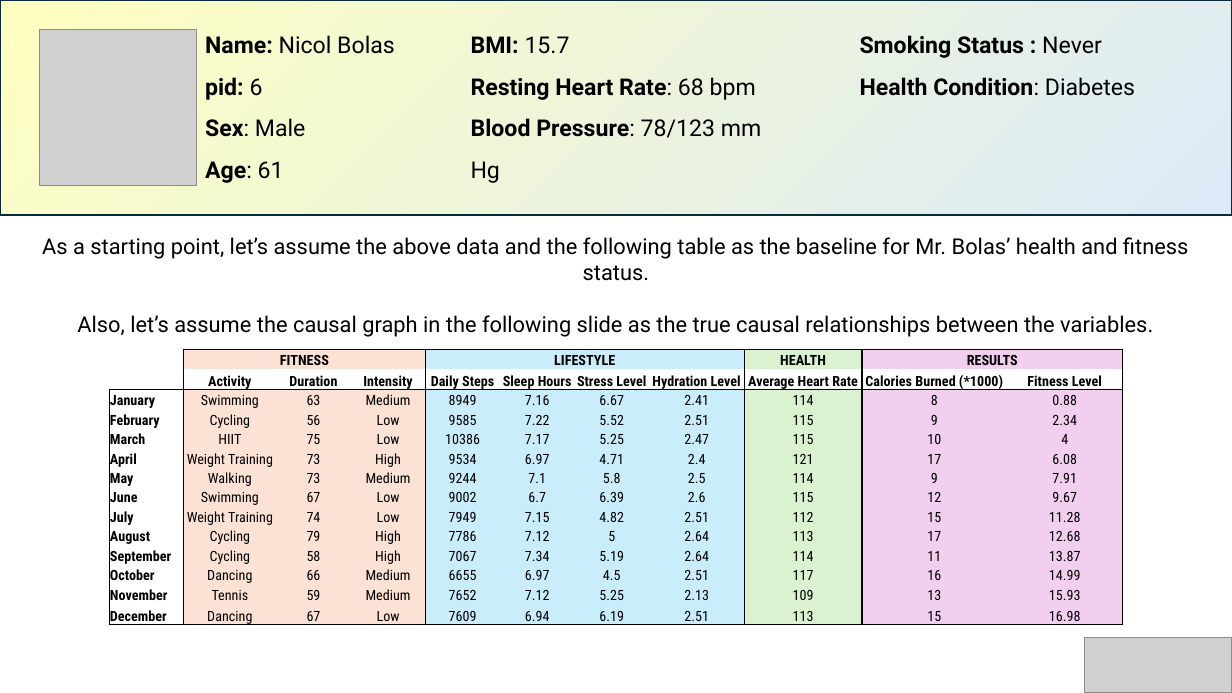
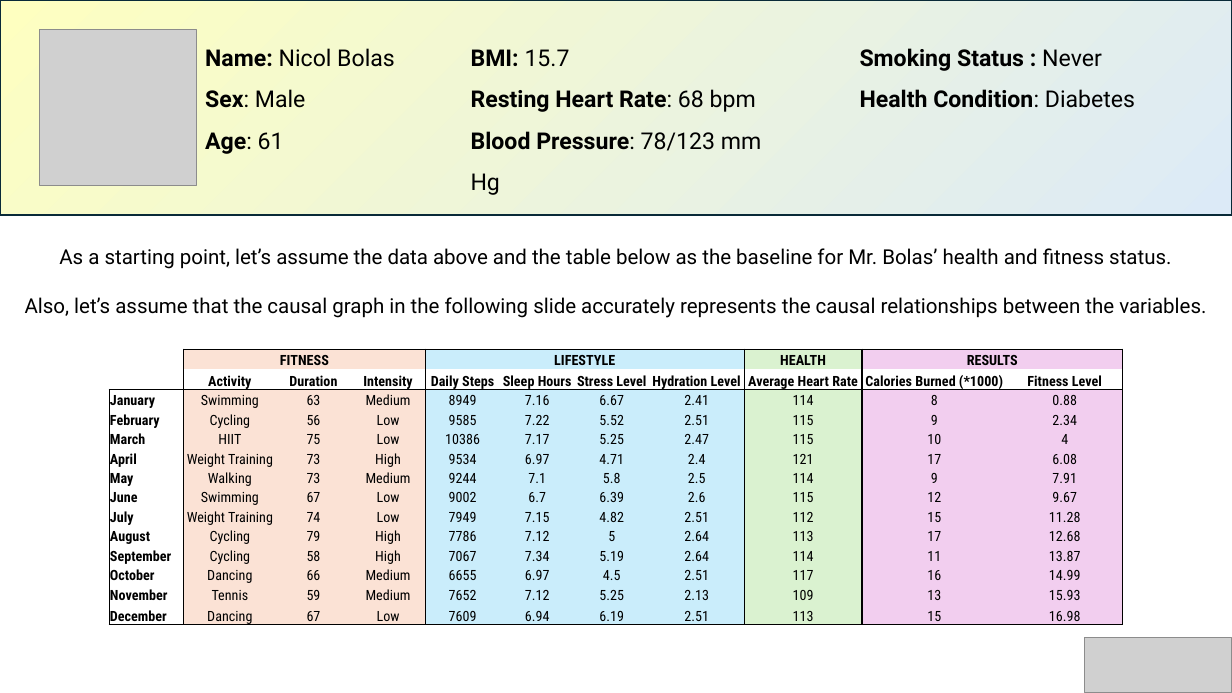
Before and after one commit to lucalavazza/Health_Cefriel, a slide deck: slide 3 of ppt/inference and influences.pptx. Drawn at 1232x693 pixels with LibreOffice and Linux fonts; fonts in the diff are those of the drawing; grey boxes stand for pictures. Boxes give left, top, right and bottom in pixels: in the first picture for what was removed or moved away, otherwise in the second. Text is boxed around its words. In the diff, an @@ line names an element or a change of style, - is before the commit and + after.

```diff
--- a/ppt/inference and influences.pptx
+++ b/ppt/inference and influences.pptx
@@ text "Name: Nicol Bolas": place and size @@
-text "Name: Nicol Bolas" at <box>205,35,395,183</box>
+text "Name: Nicol Bolas" at <box>205,48,395,154</box>
@@ text "BMI: 15.7": place and size @@
-text "BMI: 15.7" at <box>471,36,761,138</box>
+text "BMI: 15.7" at <box>471,49,761,151</box>
@@ text "Smoking Status : Never": place and size @@
-text "Smoking Status : Never" at <box>860,35,1135,96</box>
+text "Smoking Status : Never" at <box>860,48,1135,108</box>
@@ text at <box>205,77,263,100</box>: paragraph removed @@
-pid: 6
@@ text at <box>25,248,1206,318</box>: text changed; size 17 to 16 pt @@
-As a starting point, let’s assume the above data and the following table as the baseline for Mr. Bolas’ health and fitness status.
-Also, let’s assume the causal graph in the following slide as the true causal relationships between the variables.
+As a starting point, let’s assume the data above and the table below as the baseline for Mr. Bolas’ health and fitness status.
+Also, let’s assume that the causal graph in the following slide accurately represents the causal relationships between the variables.
```
Also in this commit, not shown: 6 other slides changed, 3 other files.
